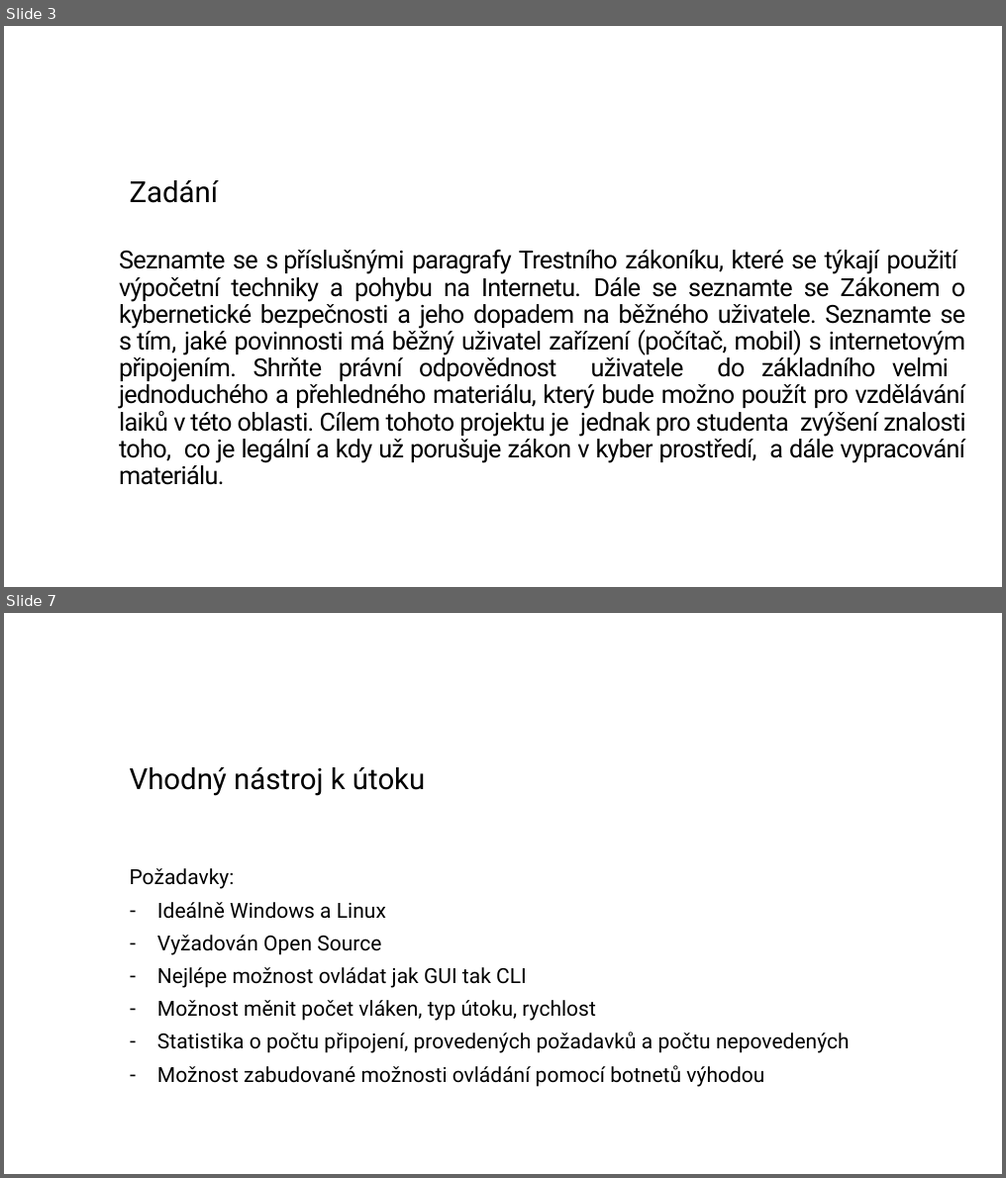
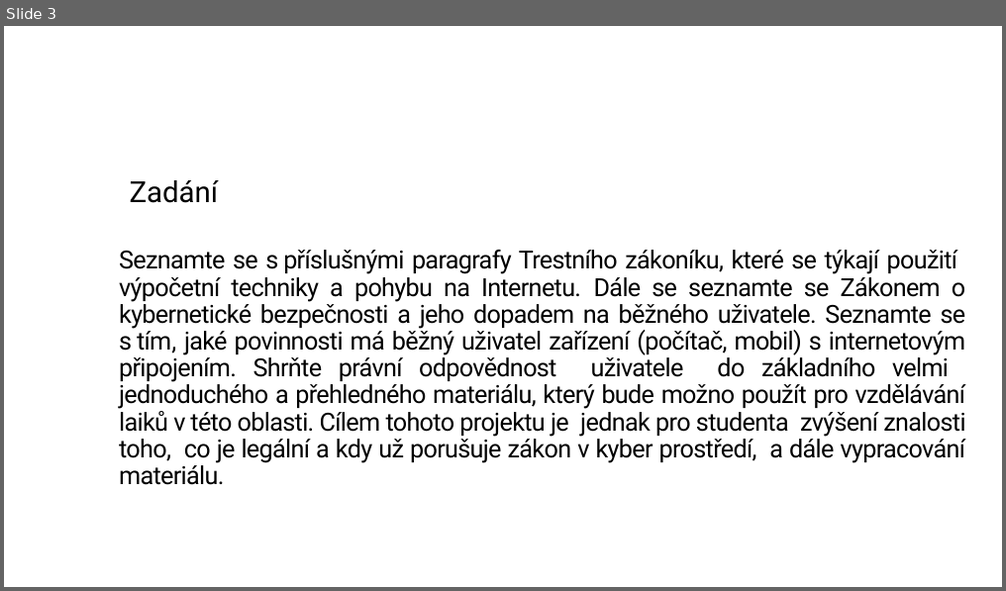
Before and after one commit to zimice/pr2_it_use, a slide deck: Kochanek_projekt_II_it_use_liability.pptx. Shown one above the other, each under a label of ours: slides 3 and 7 before the commit, slide 3 after it; the slides between them are not shown. The pictures are 1006x1178 and 1006x591 pixels, drawn with LibreOffice and Linux fonts; fonts in the diff are those of the drawing; background and template pictures are left out. Boxes give left, top, right and bottom in pixels: in the first picture for what was removed or moved away, otherwise in the second. Text is boxed around its words. In the diff, an @@ line names an element or a change of style, - is before the commit and + after.

```diff
--- a/Kochanek_projekt_II_it_use_liability.pptx
+++ b/Kochanek_projekt_II_it_use_liability.pptx
@@ slide 7 removed at (4,613,1002,1174), background #FFFFFF @@
@@ title removed at (130,767,425,796) @@
-Vhodný nástroj k útoku
@@ text removed at (130,868,849,1087) @@
-Požadavky:
-– Ideálně Windows a Linux
-– Vyžadován Open Source
-– Nejlépe možnost ovládat jak GUI tak CLI
-– Možnost měnit počet vláken, typ útoku, rychlost
-– Statistika o počtu připojení, provedených požadavků a počtu nepovedených
-– Možnost zabudované možnosti ovládání pomocí botnetů výhodou
```
Also in this commit, not shown: 2 slides changed, 3 slides added, 14 other slides removed.
